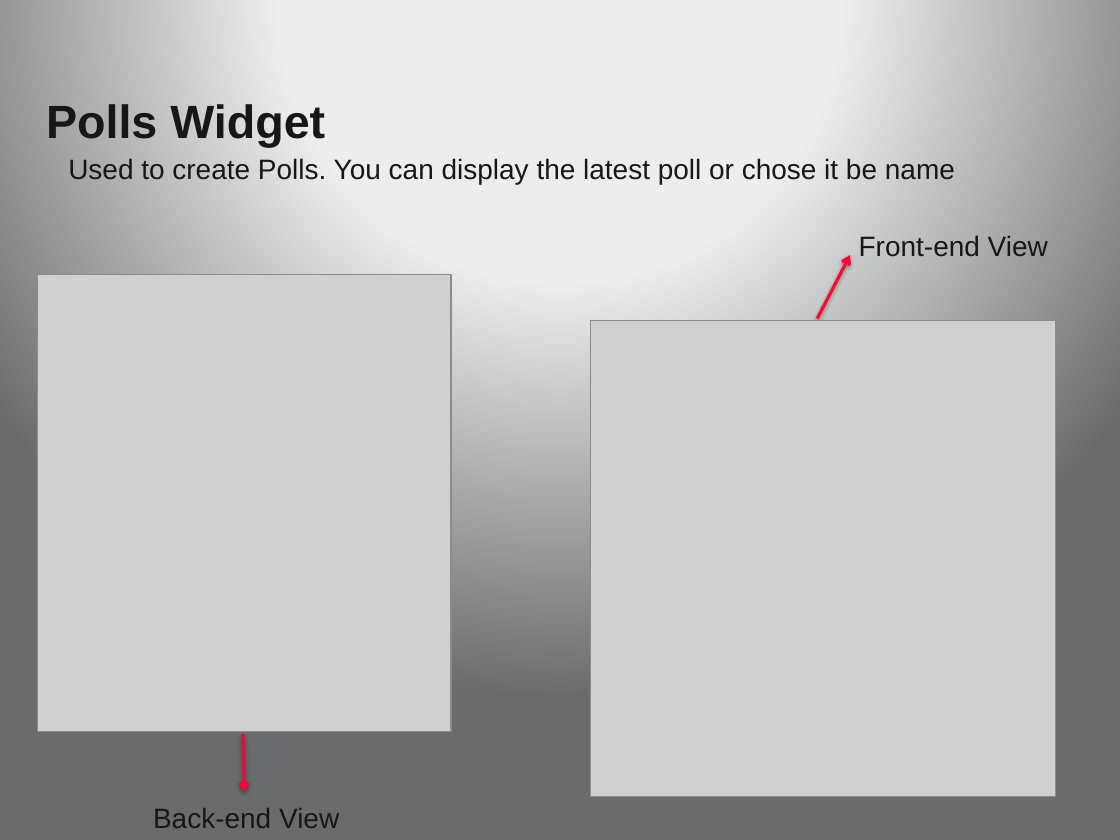
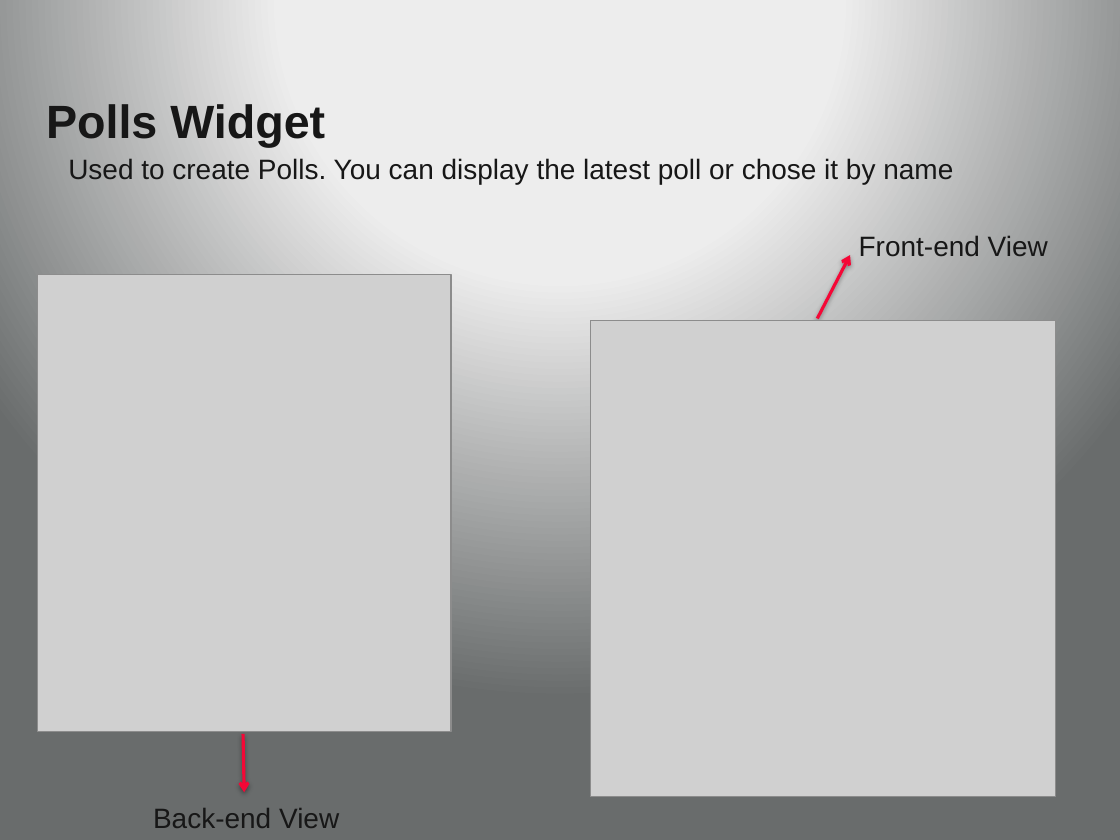
Before and after one commit to starbunks/ilikebeer, a slide deck: slide 13 of Training/Communities_Widgets.pptx. Drawn at 1120x840 pixels with LibreOffice and Linux fonts; fonts in the diff are those of the drawing; grey boxes stand for pictures. Boxes give left, top, right and bottom in pixels: in the first picture for what was removed or moved away, otherwise in the second. Text is boxed around its words. In the diff, an @@ line names an element or a change of style, - is before the commit and + after.

Commit message:
/ ‘Training/Communities_Widgets.pptx’

```diff
--- a/Training/Communities_Widgets.pptx
+++ b/Training/Communities_Widgets.pptx
@@ text at (x1=68, y1=158, x2=953, y2=184): text changed @@
-Used to create Polls. You can display the latest poll or chose it be name
+Used to create Polls. You can display the latest poll or chose it by name
```
